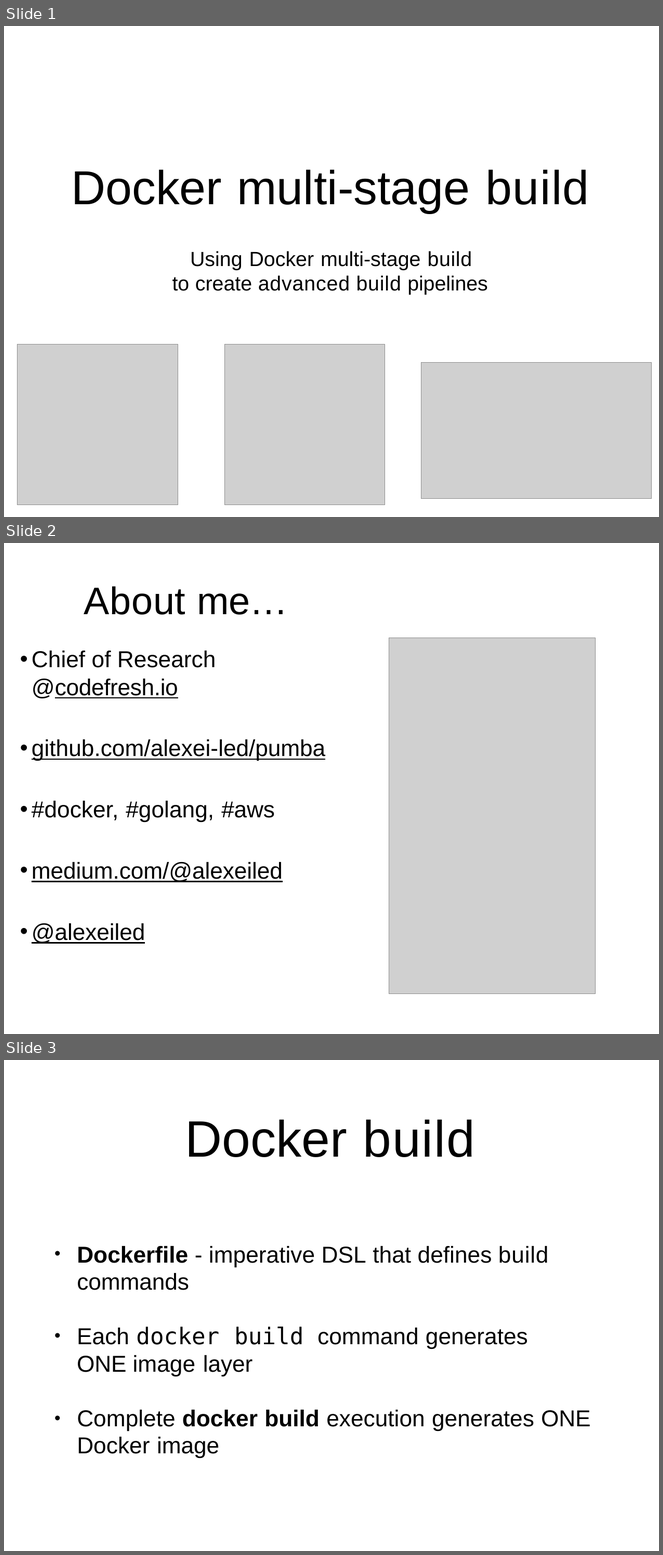
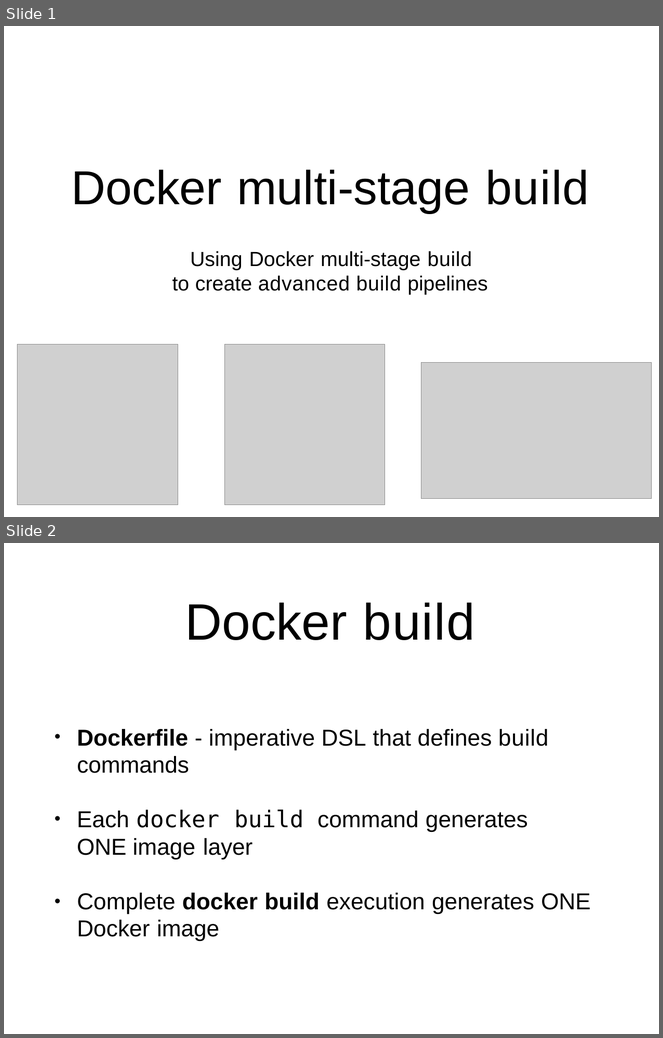
Before and after one commit to jungfrau70/mcp_cloud, a slide deck: mcp_knowledge_base/cloud_master/textbook/Day2/ref-docs/docker-multi-stage-build.pptx. Shown one above the other, each under a label of ours: slides 1, 2 and 3 before the commit, slides 1 and 2 after it. The pictures are 663x1555 and 663x1038 pixels, drawn with LibreOffice and Linux fonts; fonts in the diff are those of the drawing; grey boxes stand for pictures. Boxes give left, top, right and bottom in pixels: in the first picture for what was removed or moved away, otherwise in the second. Text is boxed around its words. In the diff, an @@ line names an element or a change of style, - is before the commit and + after.

```diff
--- a/mcp_knowledge_base/cloud_master/textbook/Day2/ref-docs/docker-multi-stage-build.pptx
+++ b/mcp_knowledge_base/cloud_master/textbook/Day2/ref-docs/docker-multi-stage-build.pptx
@@ slide 2 removed at [4,543,659,1034], background #FFFFFF @@
@@ title removed at [84,586,288,615] @@
-About me…
@@ text removed at [32,651,325,883] @@
-• Chief of Research @codefresh.io
-• github.com/alexei-led/pumba
-• #docker, #golang, #aws
-• medium.com/@alexeiled
-• @alexeiled
@@ picture removed at [389,638,595,994] @@
@@ what was slide 3 is now slide 2 @@
```
Also in this commit, not shown: 21 other files.
